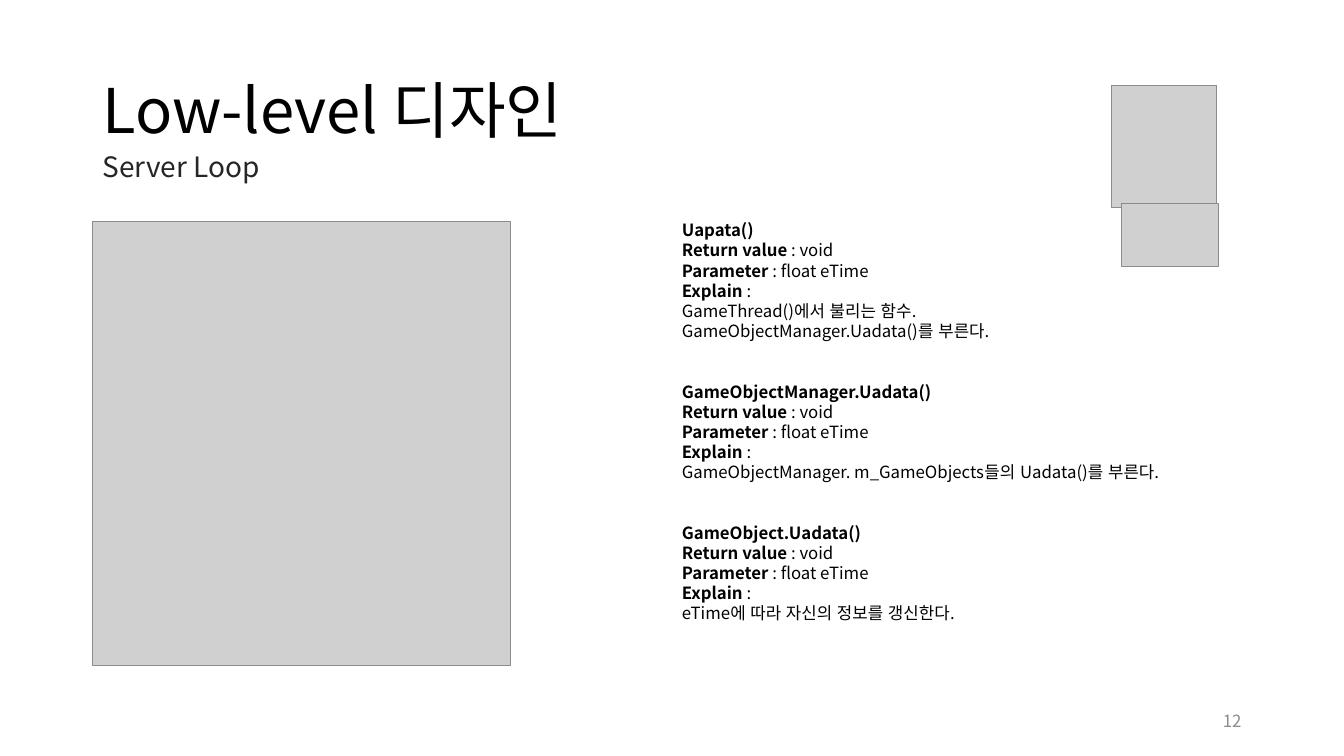
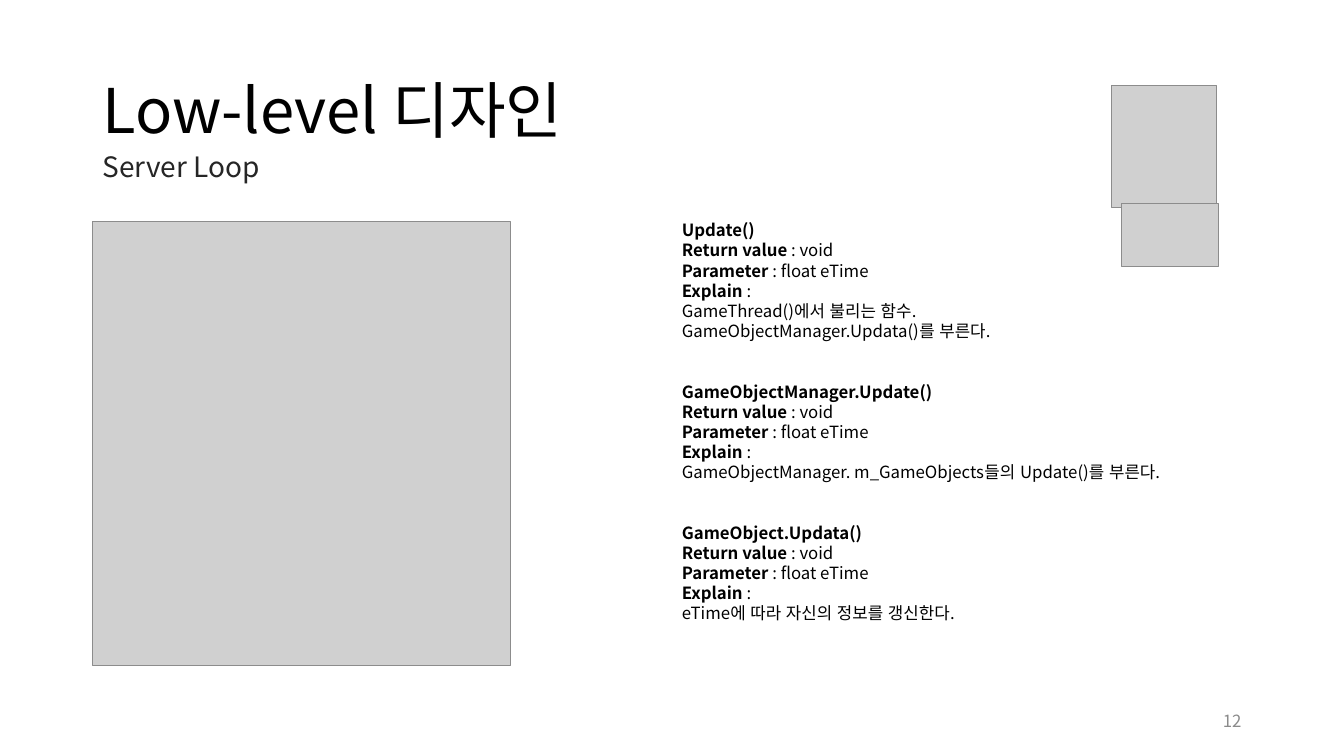
Before and after one commit to andy3790/NGP_Project, a slide deck: slide 12 of Doc/추진 계획서.pptx. Drawn at 1344x756 pixels with LibreOffice and Linux fonts; fonts in the diff are those of the drawing; grey boxes stand for pictures. Boxes give left, top, right and bottom in pixels: in the first picture for what was removed or moved away, otherwise in the second. Text is boxed around its words. In the diff, an @@ line names an element or a change of style, - is before the commit and + after.

```diff
--- a/Doc/추진 계획서.pptx
+++ b/Doc/추진 계획서.pptx
@@ text at <box>682,222,755,240</box>: text changed @@
-Uapata()
+Update()
@@ text at <box>682,323,990,402</box>: text changed @@
-GameObjectManager.Uadata()를 부른다.
-GameObjectManager.Uadata()
+GameObjectManager.Updata()를 부른다.
+GameObjectManager.Update()
@@ text at <box>682,461,1160,543</box>: text changed @@
-GameObjectManager. m_GameObjects들의 Uadata()를 부른다.
-GameObject.Uadata()
+GameObjectManager. m_GameObjects들의 Update()를 부른다.
+GameObject.Updata()
```
Also in this commit, not shown: 2 other slides changed, 1 slide added, 2 other files.
